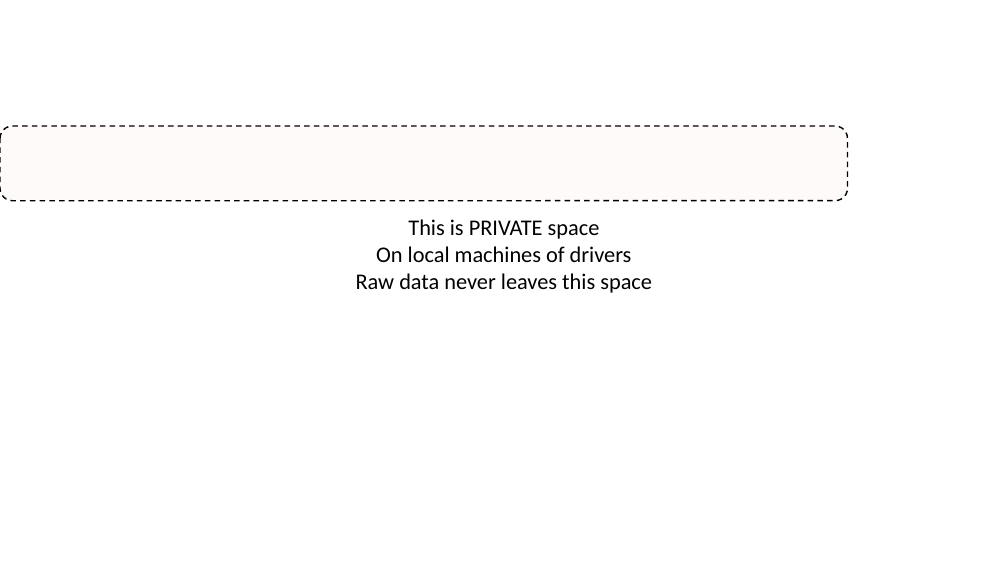
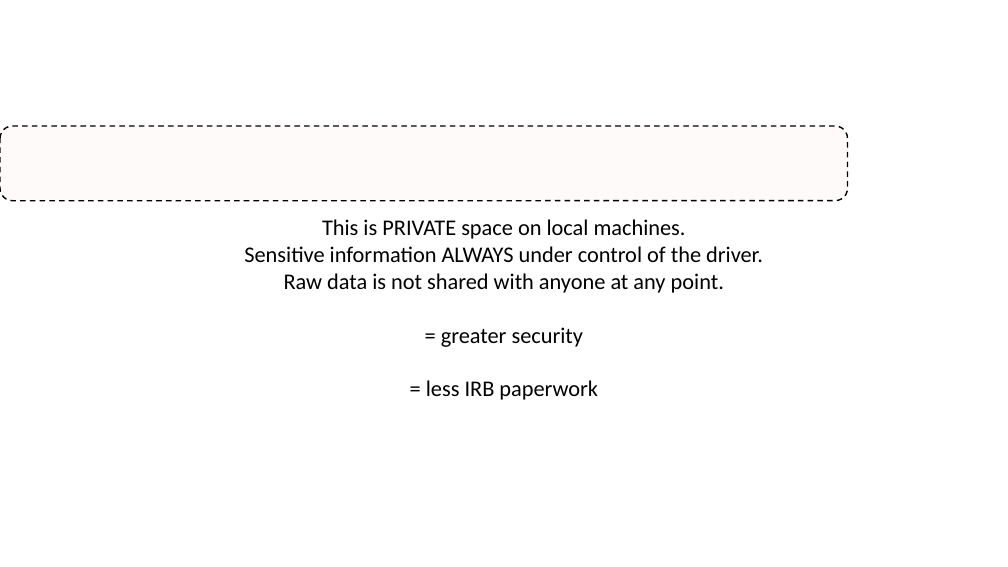
Before and after one commit to IALSA/IALSA-2015-Portland, a slide deck: slide 14 of pubs/2016-talks/2016-06-09-cpa/ppt/koval-etal-2016-06-10-cpa.pptx (slide 13 before the commit). Drawn at 1008x567 pixels with LibreOffice and Linux fonts; fonts in the diff are those of the drawing; background and template pictures are left out. Boxes give left, top, right and bottom in pixels: in the first picture for what was removed or moved away, otherwise in the second. Text is boxed around its words. In the diff, an @@ line names an element or a change of style, - is before the commit and + after.

```diff
--- a/pubs/2016-talks/2016-06-09-cpa/ppt/koval-etal-2016-06-10-cpa.pptx
+++ b/pubs/2016-talks/2016-06-09-cpa/ppt/koval-etal-2016-06-10-cpa.pptx
@@ text at bbox=[244, 219, 763, 400]: text changed @@
-This is PRIVATE space
-On local machines of drivers
-Raw data never leaves this space
+This is PRIVATE space on local machines.
+Sensitive information ALWAYS under control of the driver.
+Raw data is not shared with anyone at any point.
+= greater security
+= less IRB paperwork
```
Also in this commit, not shown: 21 other slides changed, 2 slides added, 1 slide removed, 1 other file.
